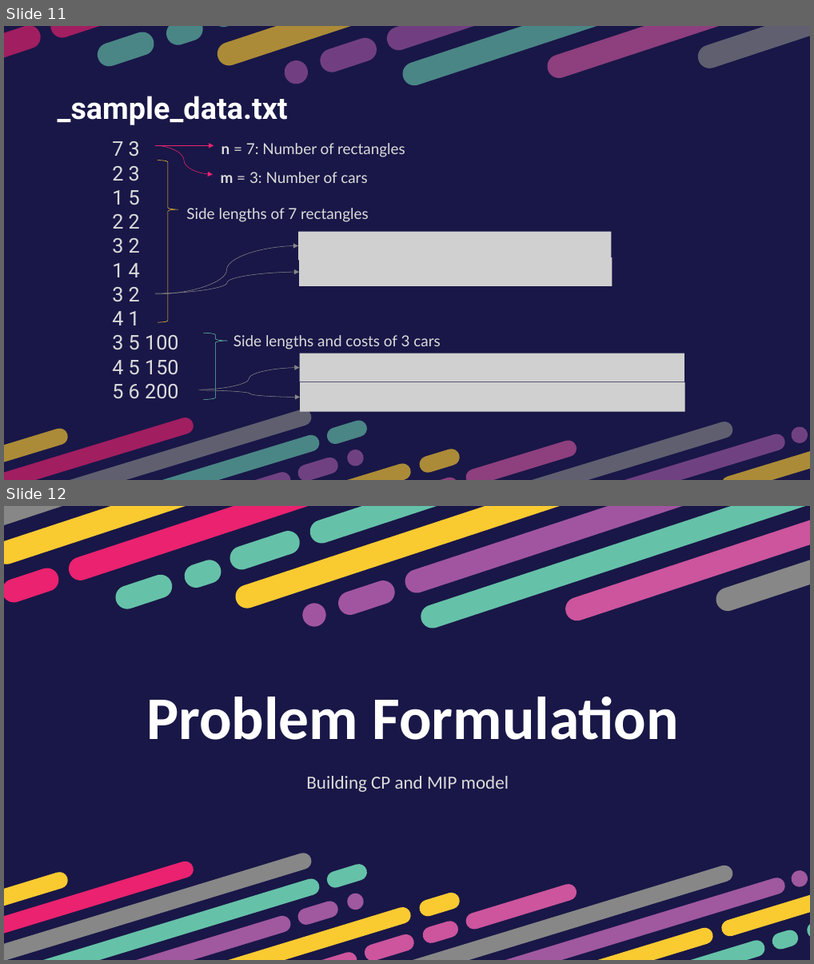
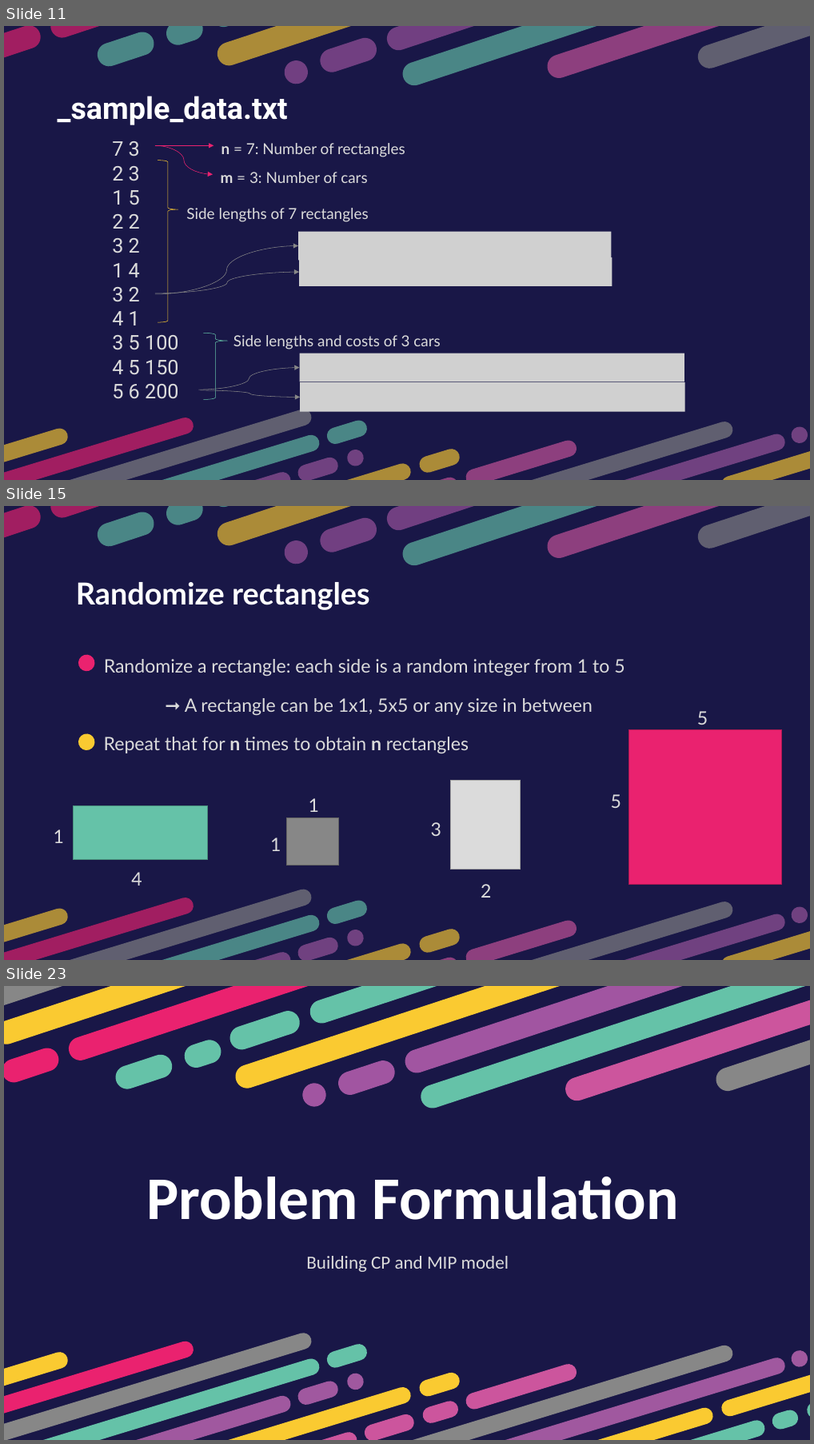
Before and after one commit to htnminh/optimization-project, a slide deck: presentation/General 2D Bin Packing Problem.pptx. Shown one above the other, each under a label of ours: slides 11 and 12 before the commit, slides 11, 15 and 23 after it; the slides between them are not shown. The pictures are 814x964 and 814x1444 pixels, drawn with LibreOffice and Linux fonts; fonts in the diff are those of the drawing; grey boxes stand for pictures. Boxes give left, top, right and bottom in pixels: in the first picture for what was removed or moved away, otherwise in the second. Text is boxed around its words. In the diff, an @@ line names an element or a change of style, - is before the commit and + after.

```diff
--- a/presentation/General 2D Bin Packing Problem.pptx
+++ b/presentation/General 2D Bin Packing Problem.pptx
@@ slide 15 added at (4, 506, 810, 960), background #191747 @@
@@ group added at (4, 506, 810, 640): 15 freeform shapes @@
@@ text added at (76, 582, 370, 610), 36 pt, text #FFFFFF, bold @@
+Randomize rectangles
@@ freeform shape added at (76, 652, 98, 674), fill #EA226F @@
@@ text added at (104, 659, 625, 676), 22 pt, text #DBDBDB @@
+Randomize a rectangle: each side is a random integer from 1 to 5
@@ text added at (185, 698, 593, 715), 22 pt, text #DBDBDB @@
+➞ A rectangle can be 1x1, 5x5 or any size in between
@@ text added at (698, 711, 708, 724), 22 pt, text #DBDBDB @@
+5
@@ freeform shape added at (76, 731, 98, 752), fill #FACA31 @@
@@ text added at (104, 736, 469, 753), 22 pt, text #DBDBDB @@
+Repeat that for n times to obtain n rectangles
@@ rectangle added at (630, 729, 782, 884), fill #EA226F, outline #AD1952 1 pt @@
@@ rectangle added at (451, 780, 521, 869), fill #DBDBDB, outline #A2A2A2 1 pt @@
@@ rectangle added at (74, 805, 207, 860), fill #65C2A8, outline #4B907C 1 pt @@
@@ rectangle added at (287, 817, 339, 864), fill #878787, outline #646464 1 pt @@
@@ text added at (309, 798, 319, 812), 22 pt, text #DBDBDB @@
+1
@@ text added at (611, 794, 622, 808), 22 pt, text #DBDBDB @@
+5
@@ text added at (54, 829, 64, 843), 22 pt, text #DBDBDB @@
+1
@@ text added at (270, 837, 281, 851), 22 pt, text #DBDBDB @@
+1
@@ text added at (431, 822, 442, 836), 22 pt, text #DBDBDB @@
+3
@@ text added at (131, 872, 142, 885), 22 pt, text #DBDBDB @@
+4
@@ text added at (481, 884, 491, 897), 22 pt, text #DBDBDB @@
+2
@@ group added at (4, 833, 810, 960): 20 freeform shapes @@
@@ what was slide 12 is now slide 23 @@
```
Also in this commit, not shown: 10 other slides added, 10 other files.
